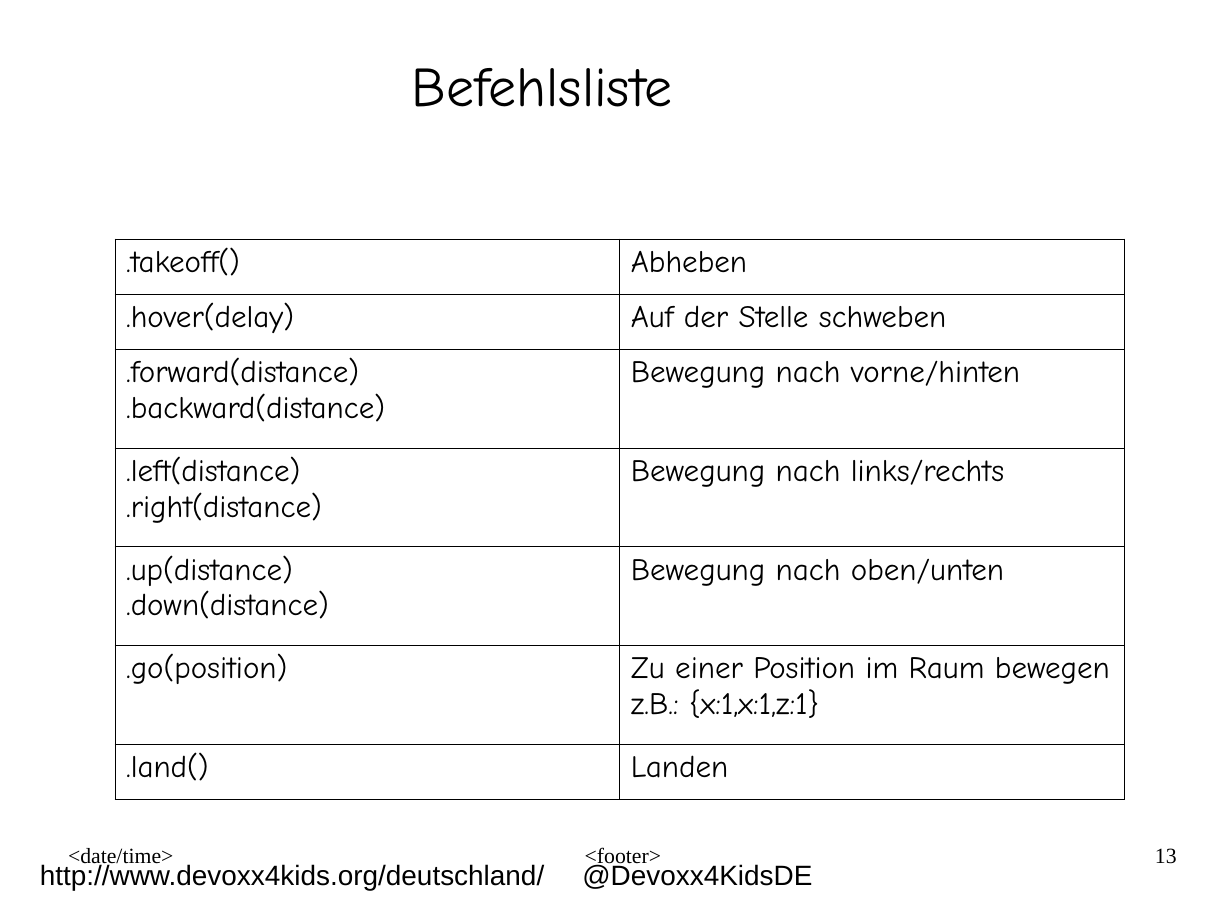
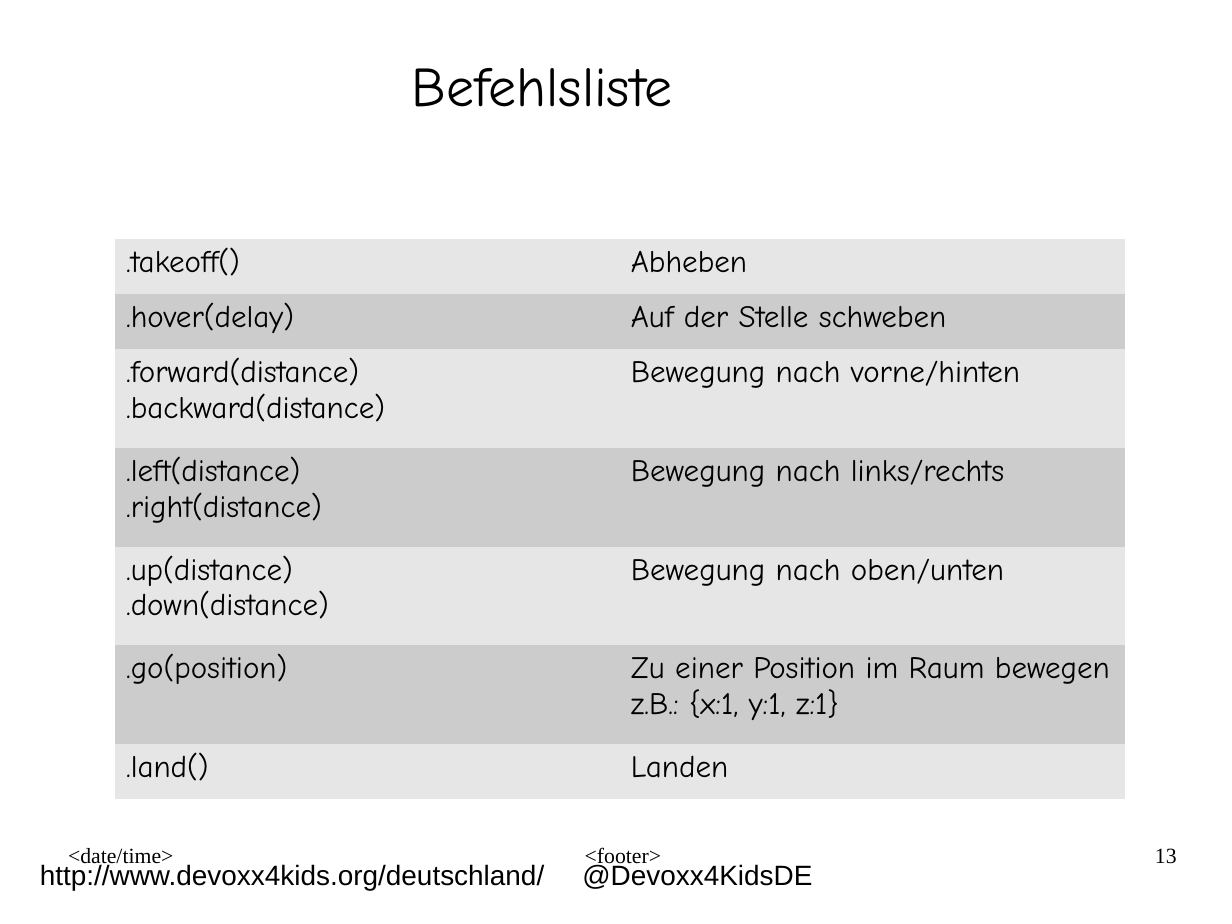
Before and after one commit to derTobsch/ardrone-autonomy-d4k, a slide deck: slide 13 of presentation/quadcopter4kids_v8_ger.odp. Drawn at 1232x924 pixels with LibreOffice and Linux fonts; fonts in the diff are those of the drawing; background and template pictures are left out. Boxes give left, top, right and bottom in pixels: in the first picture for what was removed or moved away, otherwise in the second. Text is boxed around its words. In the diff, an @@ line names an element or a change of style, - is before the commit and + after.

```diff
--- a/presentation/quadcopter4kids_v8_ger.odp
+++ b/presentation/quadcopter4kids_v8_ger.odp
@@ table at (115, 239, 1126, 799) @@
-row 6, column 2: Zu einer Position im Raum bewegen z.B.: {x:1,x:1,z:1}
+row 6, column 2: Zu einer Position im Raum bewegen z.B.: {x:1, y:1, z:1}
@@ fill none to #E6E6E6 in 8 cells @@
@@ fill none to #CCCCCC in 6 cells @@
@@ borders changed @@
```
Also in this commit, not shown: 1 other slide changed.
